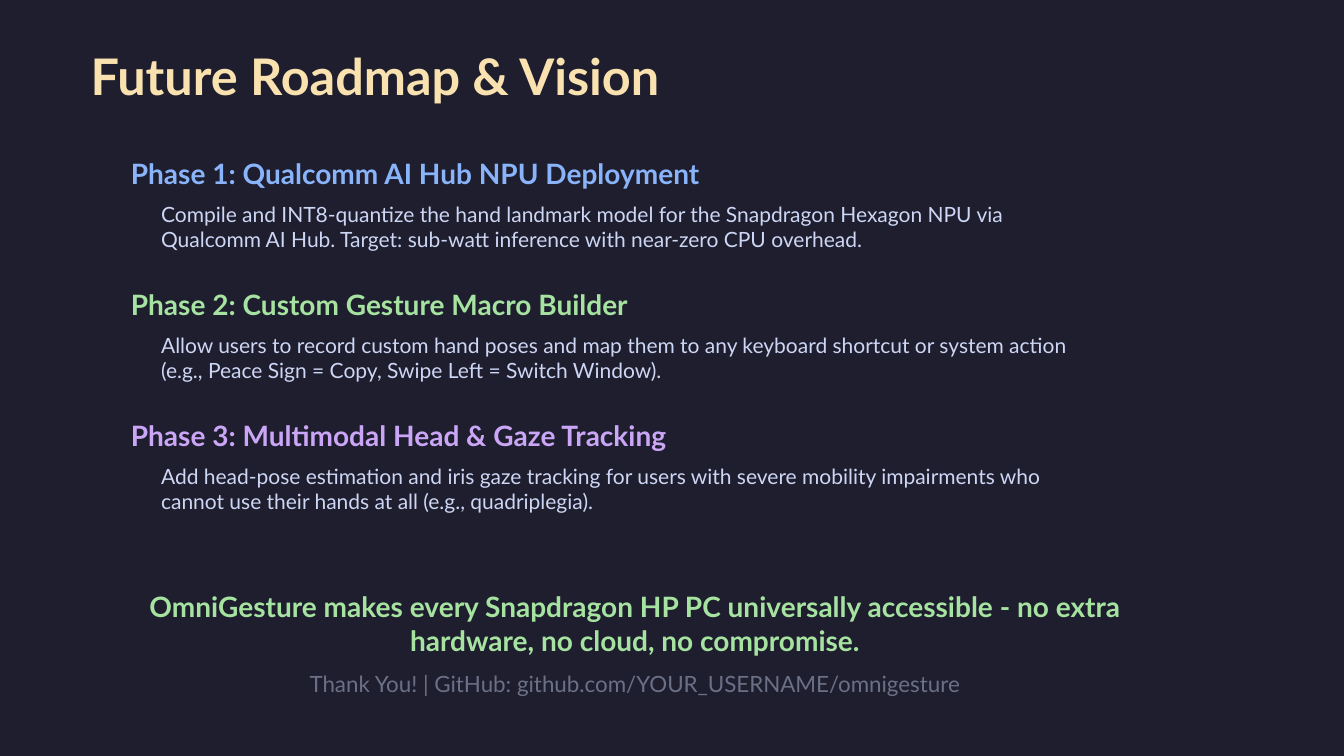
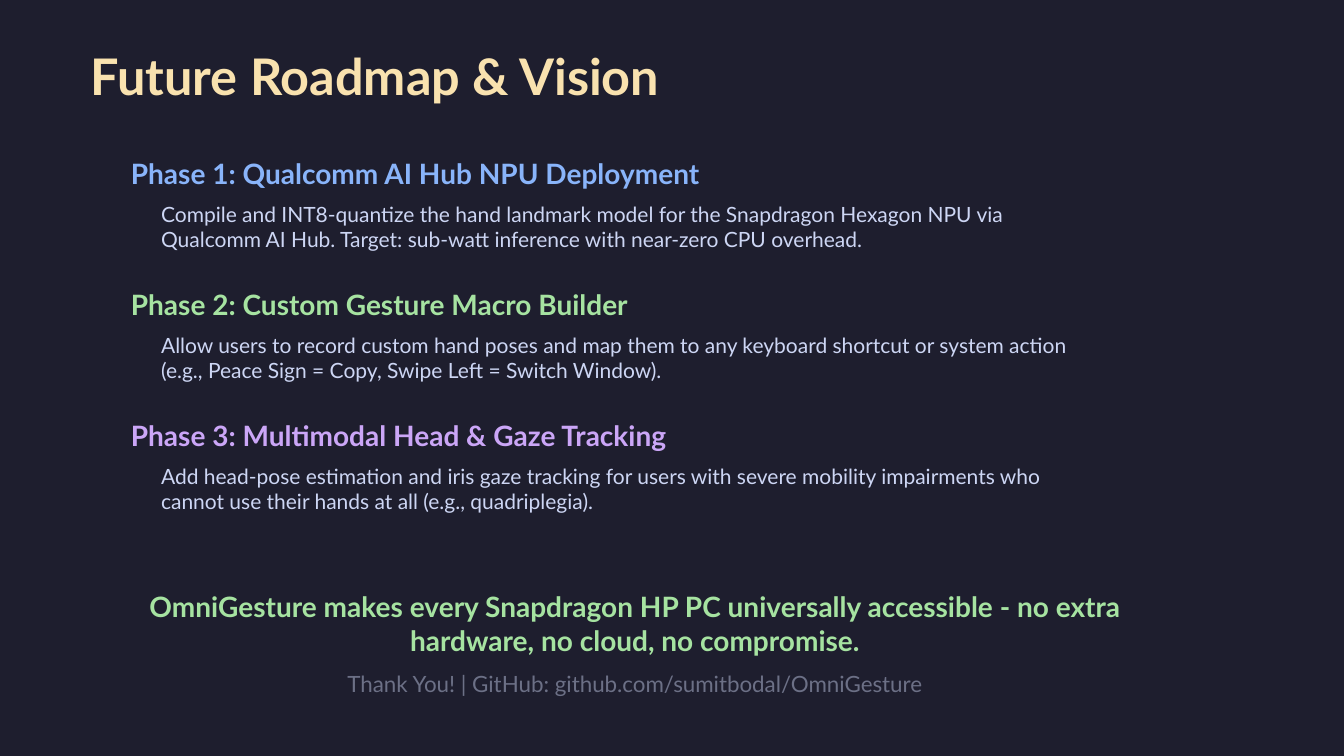
Before and after one commit to sumitbodal/OmniGesture, a slide deck: slide 7 of OmniGesture_Pitch.pptx. Drawn at 1344x756 pixels with LibreOffice and Linux fonts; fonts in the diff are those of the drawing. Boxes give left, top, right and bottom in pixels: in the first picture for what was removed or moved away, otherwise in the second. Text is boxed around its words. In the diff, an @@ line names an element or a change of style, - is before the commit and + after.

```diff
--- a/OmniGesture_Pitch.pptx
+++ b/OmniGesture_Pitch.pptx
@@ text at [347,675,922,696]: text changed @@
-Thank You! | GitHub: github.com/YOUR_USERNAME/omnigesture
+Thank You! | GitHub: github.com/sumitbodal/OmniGesture
```
Also in this commit, not shown: 3 other files.
